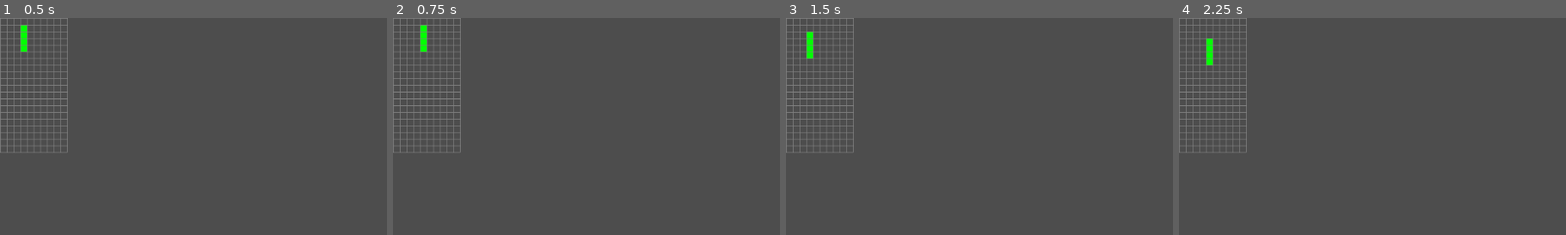
Above: before the commit, frames 1-4 (left to right).
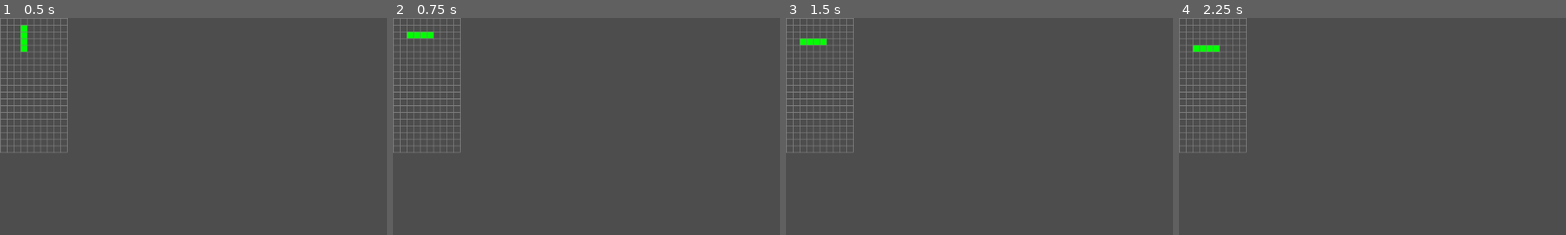
Above: after the commit, the same moments.

Repository: michaellawson96/Polyomino
Game: Godot game, scene res://scenes/Main.tscn
The game is run twice, just before and just after one commit, with the same random seed, the same clock (stepped at 60 frames per second) and the same inputs.
Inputs:
- Up to frame 1 (0.5 s): no input
- Up to frame 2 (0.75 s): tap Enter at 0.5 s; hold Right (ui_right) from 0.53 s (still down); hold Z (rotate_ccw, bound only after the commit) from 0.53 s (still down)
- Up to frame 3 (1.5 s): tap X (rotate_cw, bound only after the commit) at 0.8, 1.35 s; tap Space at 1.25 s; release Right (ui_right) at 1.28 s; release Z (rotate_ccw, bound only after the commit) at 1.28 s; hold Left (ui_left) from 1.28 s (still down)
- Up to frame 4 (2.25 s): tap Z (rotate_ccw, bound only after the commit) at 1.55 s; tap Enter at 2 s; release Left (ui_left) at 2.03 s; hold Right (ui_right) from 2.03 s (still down); hold Z (rotate_ccw, bound only after the commit) from 2.03 s (still down)
The pictures show only the part of the screen within x 0-50%, y 0-50%; the shares and areas given below are measured in that part.

Frame 1 is identical in both runs. In frame 2, 0.3% of the frame differs, in the area x 3-11%, y 3-16%; in frame 3, 0.3%; in frame 4, 0.3%.

Commit message:
PTP2 Step 8 - Add Rotation Logic

Diff:
--- a/project.godot
+++ b/project.godot
@@ -14,3 +14,16 @@
 run/main_scene="res://scenes/Main.tscn"
 config/features=PackedStringArray("4.2", "Forward Plus")
 config/icon="res://icon.svg"
+
+[input]
+
+rotate_cw={
+"deadzone": 0.5,
+"events": [Object(InputEventKey,"resource_local_to_scene":false,"resource_name":"","device":-1,"window_id":0,"alt_pressed":false,"shift_pressed":false,"ctrl_pressed":false,"meta_pressed":false,"pressed":false,"keycode":0,"physical_keycode":88,"key_label":0,"unicode":120,"echo":false,"script":null)
+]
+}
+rotate_ccw={
+"deadzone": 0.5,
+"events": [Object(InputEventKey,"resource_local_to_scene":false,"resource_name":"","device":-1,"window_id":0,"alt_pressed":false,"shift_pressed":false,"ctrl_pressed":false,"meta_pressed":false,"pressed":false,"keycode":0,"physical_keycode":90,"key_label":0,"unicode":122,"echo":false,"script":null)
+]
+}
--- a/scripts/Board.gd
+++ b/scripts/Board.gd
@@ -36,15 +36,12 @@
 func _process(delta: float) -> void:
 	if fall_rate == 0.0:
 		return
-
 	# accumulate cells directly (delta * cells/sec)
 	_accum_cells += delta * fall_rate
-
 	# Move down for each whole positive cell
 	while _accum_cells >= 1.0:
 		_accum_cells -= 1.0
 		_step_fall(1)
-
 	# Move up for each whole negative cell
 	while _accum_cells <= -1.0:
 		_accum_cells += 1.0
@@ -103,11 +100,18 @@
 
 # === Input ===
 func _unhandled_input(event: InputEvent) -> void:
-	# Single-step per key press (no autorepeat here).
+	# Left/Right already here if you added nudging earlier:
 	if event.is_action_pressed("ui_left"):
 		_nudge_active_piece(-1)
 	elif event.is_action_pressed("ui_right"):
 		_nudge_active_piece(1)
+
+	# Rotation:
+	if event.is_action_pressed("rotate_cw"):   # X
+		_rotate_active_piece_cw_no_kick()
+	elif event.is_action_pressed("rotate_ccw"): # Z
+		_rotate_active_piece_ccw_no_kick()
+
 
 # Move the current falling piece horizontally by dir (-1 left, +1 right)
 func _nudge_active_piece(dir: int) -> void:
@@ -202,3 +206,35 @@
 func _coerce_all_pieces_into_bounds() -> void:
 	for p in get_polyomino_children():
 		_coerce_piece_into_horizontal_bounds(p)
+
+# Returns true if placing the given rotated offsets at the piece's grid_position
+# would keep ALL blocks inside [0..board_width-1] x [0..board_height-1].
+func _rotation_fits(piece: Polyomino, rotated: Array[Vector2]) -> bool:
+	var base_x: int = int(piece.grid_position.x)
+	var base_y: int = int(piece.grid_position.y)
+	for i in range(rotated.size()):
+		var off: Vector2 = rotated[i]
+		var nx: int = base_x + int(off.x)
+		var ny: int = base_y + int(off.y)
+		if nx < 0 or nx >= board_width:
+			return false
+		if ny < 0 or ny >= board_height:
+			return false
+	return true
+
+func _rotate_active_piece_cw_no_kick() -> void:
+	var p := _get_active_polyomino()
+	if p == null:
+		return
+	var preview: Array[Vector2] = p.preview_rotate_clockwise()
+	if _rotation_fits(p, preview):
+		p.apply_offsets(preview)  # rotate; no position change
+	# else: ignore input (no kick)
+
+func _rotate_active_piece_ccw_no_kick() -> void:
+	var p := _get_active_polyomino()
+	if p == null:
+		return
+	var preview: Array[Vector2] = p.preview_rotate_counterclockwise()
+	if _rotation_fits(p, preview):
+		p.apply_offsets(preview)
--- a/scripts/Polyomino.gd
+++ b/scripts/Polyomino.gd
@@ -57,3 +57,21 @@
 		var oy := int(off.y)
 		cells.append(Vector2i(ox, oy))
 	return cells
+
+func preview_rotate_clockwise() -> Array[Vector2]:
+	var out: Array[Vector2] = []
+	for i in range(block_offsets.size()):
+		var off: Vector2 = block_offsets[i]
+		out.append(Vector2(off.y, -off.x))  # (x, y) -> (y, -x)
+	return out
+
+func preview_rotate_counterclockwise() -> Array[Vector2]:
+	var out: Array[Vector2] = []
+	for i in range(block_offsets.size()):
+		var off: Vector2 = block_offsets[i]
+		out.append(Vector2(-off.y, off.x))  # (x, y) -> (-y, x)
+	return out
+
+func apply_offsets(new_offsets: Array[Vector2]) -> void:
+	block_offsets = new_offsets
+	_redraw_blocks()
